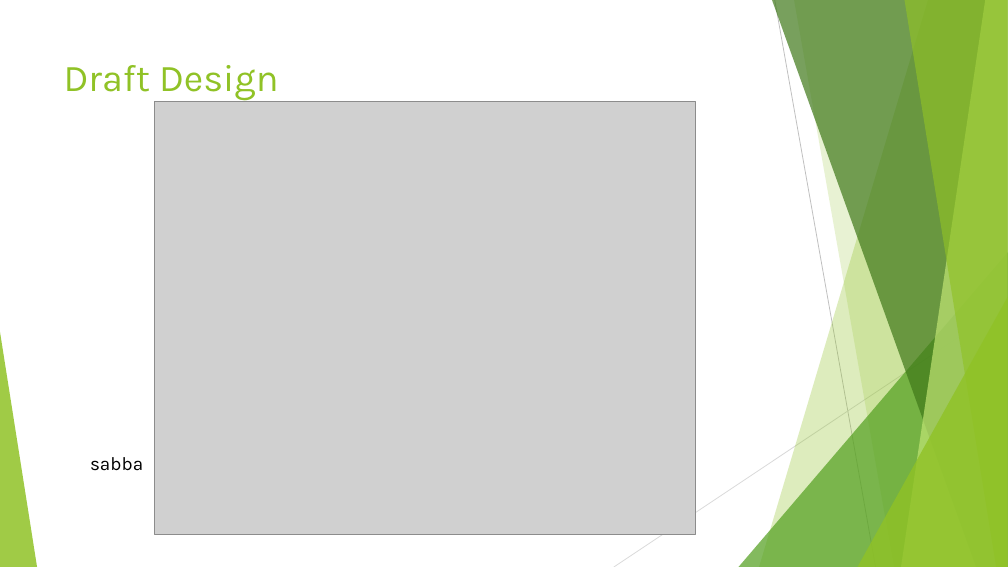
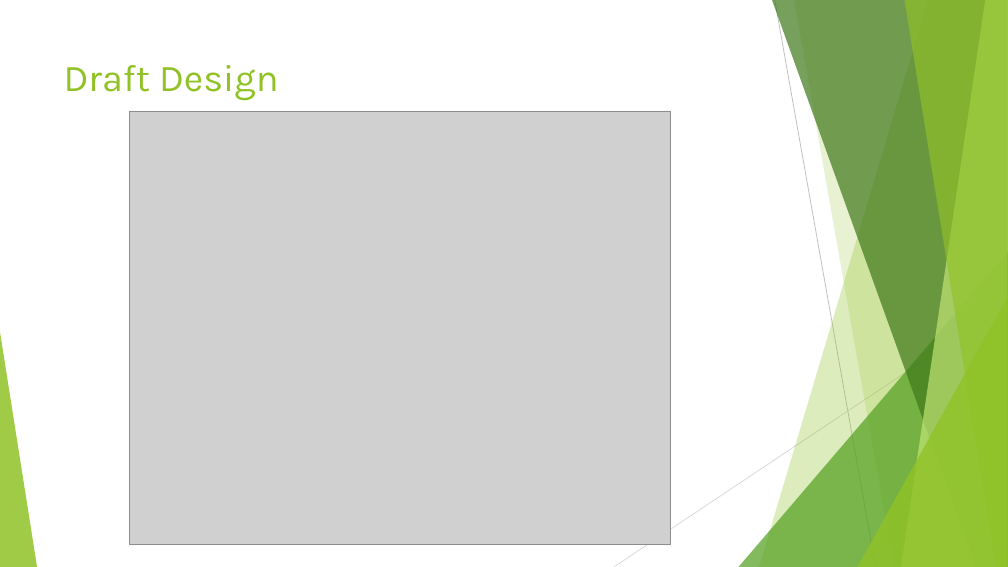
Before and after one commit to ASA786/supermarket_app, a slide deck: slide 20 of Team Project/Presentation (1).pptx (slide 18 before the commit). Drawn at 1008x567 pixels with LibreOffice and Linux fonts; fonts in the diff are those of the drawing; grey boxes stand for pictures. Boxes give left, top, right and bottom in pixels: in the first picture for what was removed or moved away, otherwise in the second. Text is boxed around its words. In the diff, an @@ line names an element or a change of style, - is before the commit and + after.

```diff
--- a/Team Project/Presentation (1).pptx
+++ b/Team Project/Presentation (1).pptx
@@ picture: place and size @@
-picture at <box>154,101,696,534</box>
+picture at <box>129,112,671,544</box>
@@ text removed at <box>90,457,143,471</box> @@
-sabba
```
Also in this commit, not shown: 14 other slides changed, 5 slides added, 3 slides removed.
